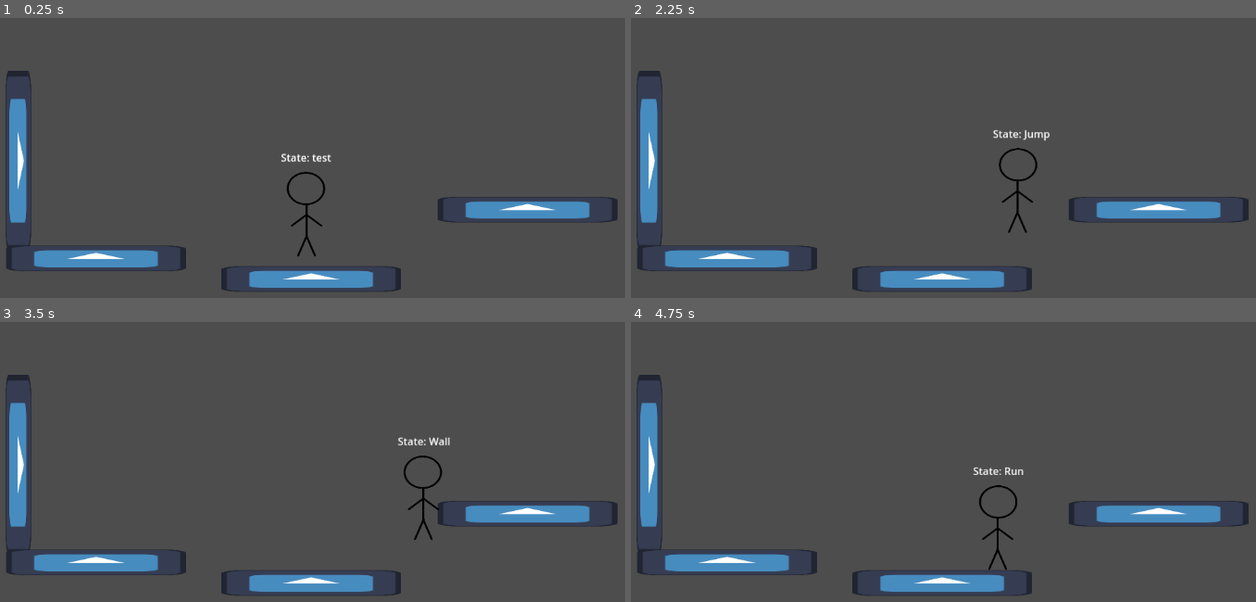
Above: before the commit, frames 1-4 (two rows, left to right).
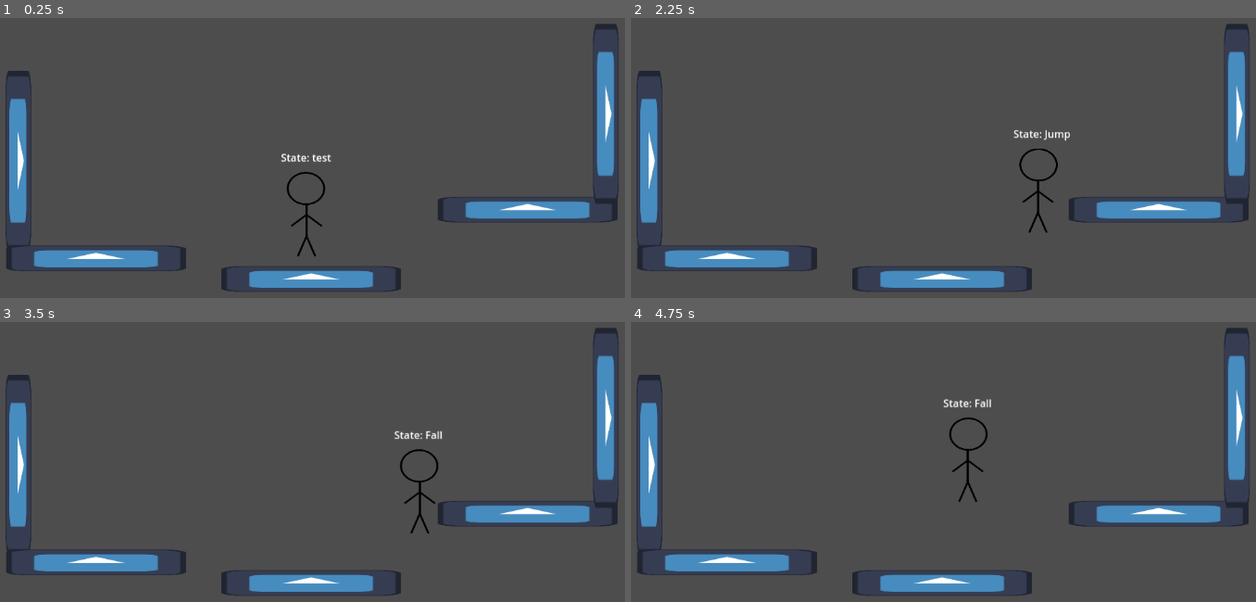
Above: after the commit, the same moments.

Repository: Zofia-Szybalska/ThFaith
Game: Godot game, scene res://scenes/test_scene.tscn
Same seed, same stepped clock (60 frames per second), same inputs: the game is played once before the commit and once after it. The engine's default icon, where the game draws it, is replaced by a stand-in: a white triangle on a blue panel in a dark square.
Inputs:
- Up to frame 1 (0.25 s): no input
- Up to frame 2 (2.25 s): hold Space (jump) 0.53-1.28 s; hold D (right) 0.53-2.03 s; tap Ctrl (dash) at 1.35 s; tap Space (jump) at 1.52, 1.55, 1.82 s; hold A (left) from 2.03 s (still down); hold Space (jump) from 2.03 s (still down)
- Up to frame 3 (3.5 s): release A (left) at 2.78 s; release Space (jump) at 2.78 s; hold D (right) from 2.78 s (still down); tap Ctrl (dash) at 2.85 s; tap Space (jump) at 3.02, 3.05, 3.32 s
- Up to frame 4 (4.75 s): hold Space (jump) 3.53-4.28 s; release D (right) at 4.28 s; hold A (left) from 4.28 s (still down); tap Ctrl (dash) at 4.35 s; tap Space (jump) at 4.52, 4.55 s

The runs differ from the first frame. In frame 1, 1.6% of the frame differs, in the area x 94-99%, y 1-67%; in frame 2, 2.3%; in frame 3, 2.3%; in frame 4, 2.4%, in the area x 49-99%, y 1-89%.

Commit message:
Add another wall to test and fixed a bug with jump direction

Diff:
--- a/scenes/player.tscn
+++ b/scenes/player.tscn
@@ -55,6 +55,3 @@
 offset_right = 40.0
 offset_bottom = -77.0
 text = "State: test"
-
-[node name="RayCast2D" type="RayCast2D" parent="."]
-target_position = Vector2(35, 0)
--- a/scenes/test_scene.tscn
+++ b/scenes/test_scene.tscn
@@ -58,3 +58,15 @@
 [node name="Sprite2D" type="Sprite2D" parent="TestPlatform3"]
 scale = Vector2(2.1875, 0.3125)
 texture = ExtResource("1_ph5e4")
+
+[node name="TestPlatform5" type="StaticBody2D" parent="."]
+position = Vector2(994, 309)
+rotation = 1.5708
+metadata/_edit_group_ = true
+
+[node name="CollisionShape2D" type="CollisionShape2D" parent="TestPlatform5"]
+shape = SubResource("RectangleShape2D_mj5xg")
+
+[node name="Sprite2D" type="Sprite2D" parent="TestPlatform5"]
+scale = Vector2(2.1875, 0.3125)
+texture = ExtResource("1_ph5e4")
--- a/scripts/Jump.gd
+++ b/scripts/Jump.gd
@@ -6,14 +6,18 @@
 var wall_jump = false
 
 func enter(msg := {}) -> void:
+	if owner.sprite.flip_h == true:
+		direction = -1
+	else:
+		direction = 1
 	owner.velocity.y = -owner.jump_force
 	if (msg.has("second_jump")):
 		jump_duration = .25
 	if (msg.has("wall_jump")):
-		print("wall jump")
 		jump_duration = .3
 		owner.velocity.x += owner.wall_jump_pushback * -direction
 		wall_jump = true
+		print("wall jump ", owner.velocity.x)
 
 func exit(_msg := {}) -> void:
 	jump_duration = .4
@@ -27,12 +31,6 @@
 		state_machine.transition_to("Dash", {air_dash = true})
 	if owner.is_on_wall_only() and not Input.is_action_pressed("jump") and (Input.is_action_pressed("left") or Input.is_action_pressed("right")):
 		state_machine.transition_to("Wall")
-
-	if owner.sprite.flip_h == true:
-		direction = -1
-	else:
-		direction = 1
-
 	if wall_jump:
 		owner.velocity.x = lerp(owner.velocity.x, float(owner.speed * direction), 0.25)
 	else:
--- a/scripts/player.gd
+++ b/scripts/player.gd
@@ -11,7 +11,6 @@
 @onready var fsm := $StateMachine
 
 @onready var state_label = $StateLabel
-@onready var ray_cast_2d = $RayCast2D
 
 var can_double_jump: bool = true
 var can_dash: bool = true
@@ -22,8 +21,6 @@
 	direction = Input.get_axis("left", "right")
 	if direction == 1:
 		sprite.flip_h = false
-		ray_cast_2d.target_position *= direction
 	elif direction == -1:
 		sprite.flip_h = true
-		ray_cast_2d.target_position *= direction
 	move_and_slide()
